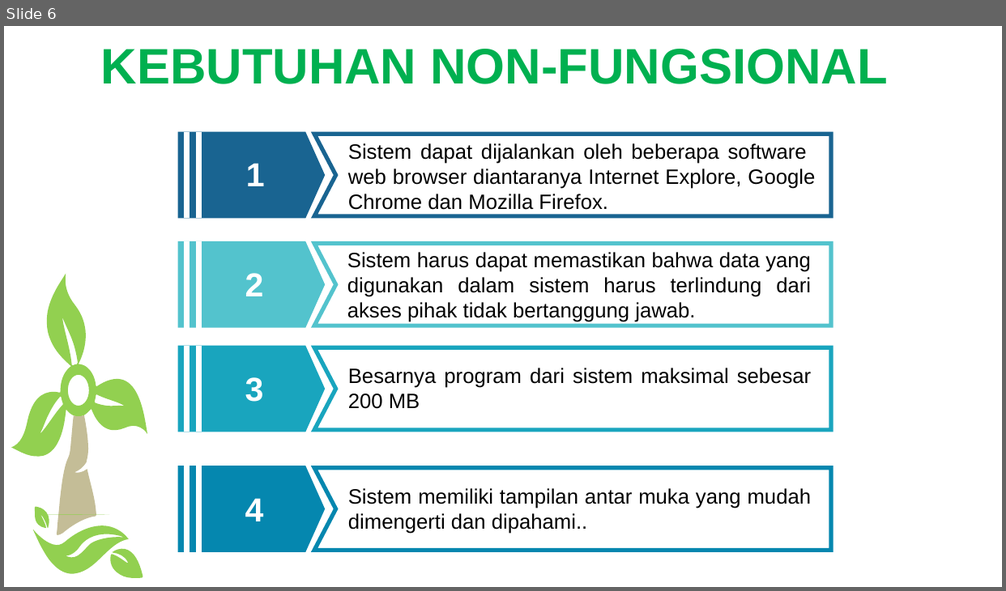
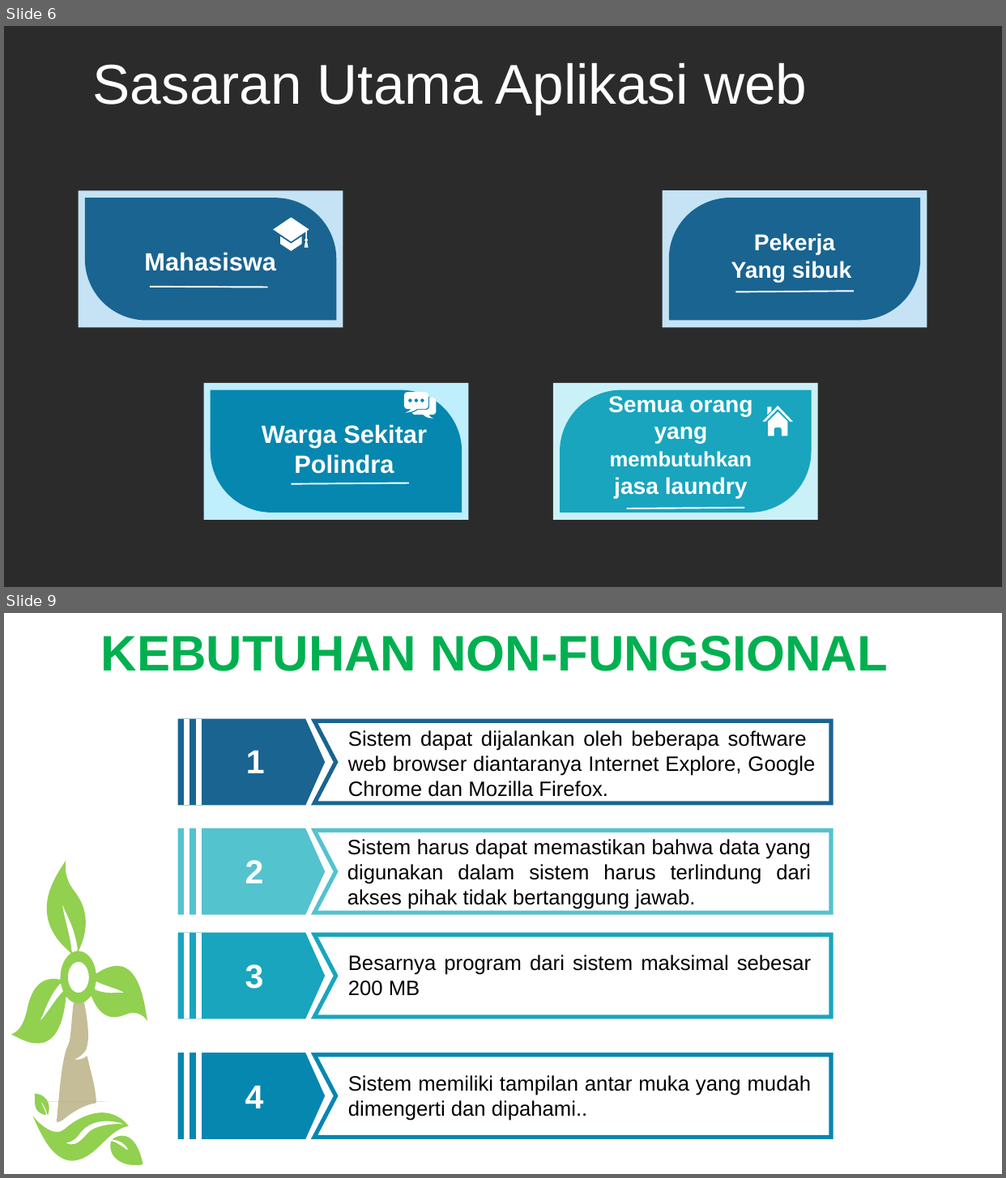
Before and after one commit to sahrul1610/Proyek1, a slide deck: Kelompok Proyek.pptx. Shown one above the other, each under a label of ours: slide 6 before the commit, slides 6 and 9 after it; the slides between them are not shown. The pictures are 1006x591 and 1006x1178 pixels, drawn with LibreOffice and Linux fonts; fonts in the diff are those of the drawing; background and template pictures are left out; a plain dark background stands for a picture behind light text. Boxes give left, top, right and bottom in pixels: in the first picture for what was removed or moved away, otherwise in the second. Text is boxed around its words. In the diff, an @@ line names an element or a change of style, - is before the commit and + after.

```diff
--- a/Kelompok Proyek.pptx
+++ b/Kelompok Proyek.pptx
@@ slide 6 added at [4,26,1002,587], background picture (left out) @@
@@ text added at [93,62,807,114], 54 pt, text #FFFFFF @@
+Sasaran Utama Aplikasi web
@@ round diag rect added at [78,190,343,327], fill #C5E3F5 @@
@@ round diag rect added at [662,190,927,327], fill #C5E3F5 @@
@@ round diag rect added at [85,199,336,321], fill #196491 @@
@@ freeform shape added at [273,217,309,251], fill #FFFFFF @@
@@ round diag rect added at [669,199,920,321], fill #196491 @@
@@ freeform shape added at [867,210,901,238], fill #FFFFFF @@
@@ text added at [731,233,852,283], 22 pt, text #FFFFFF, bold @@
+Pekerja
+Yang sibuk
@@ text added at [144,252,276,271], 24 pt, text #FFFFFF, bold @@
+Mahasiswa
@@ line added from (150, 287) to (267, 288), #FFFFFF 1.5 pt @@
@@ line added from (736, 292) to (854, 291), #FFFFFF 1.5 pt @@
@@ line added from (764, 280) to (881, 280), #FFFFFF 1.5 pt @@
@@ round diag rect added at [204,383,469,520], fill #BFEEFD @@
@@ round diag rect added at [553,383,819,520], fill #CBF1F8 @@
@@ round diag rect added at [211,390,462,514], fill #0587AF @@
@@ freeform shape added at [404,392,437,418], fill #FFFFFF @@
@@ round diag rect added at [560,390,812,514], fill #19A5BE @@
@@ text added at [608,396,752,499], 22 pt, text #FFFFFF, bold @@
+Semua orang yang membutuhkan jasa laundry
@@ freeform shape added at [762,407,793,437], fill #FFFFFF @@
@@ text added at [262,425,427,474], 24 pt, text #FFFFFF, bold @@
+Warga Sekitar Polindra
@@ line added from (292, 484) to (409, 484), #FFFFFF 1.5 pt @@
@@ line added from (627, 509) to (744, 508), #FFFFFF 1.5 pt @@
@@ what was slide 6 is now slide 9 @@
```
Also in this commit, not shown: 6 slides changed, 6 other slides added, 5 slides removed, 1 other file.
